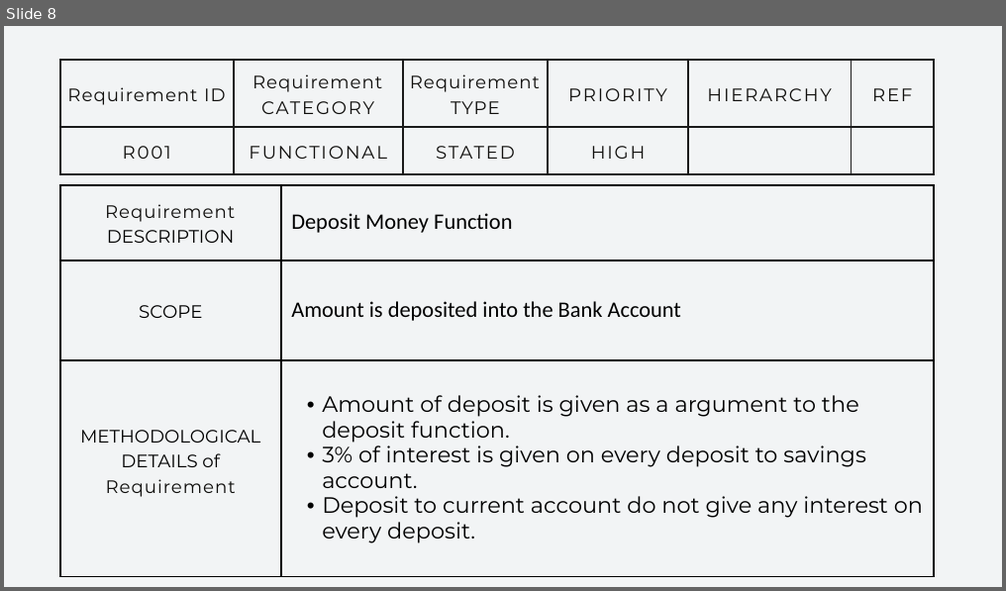
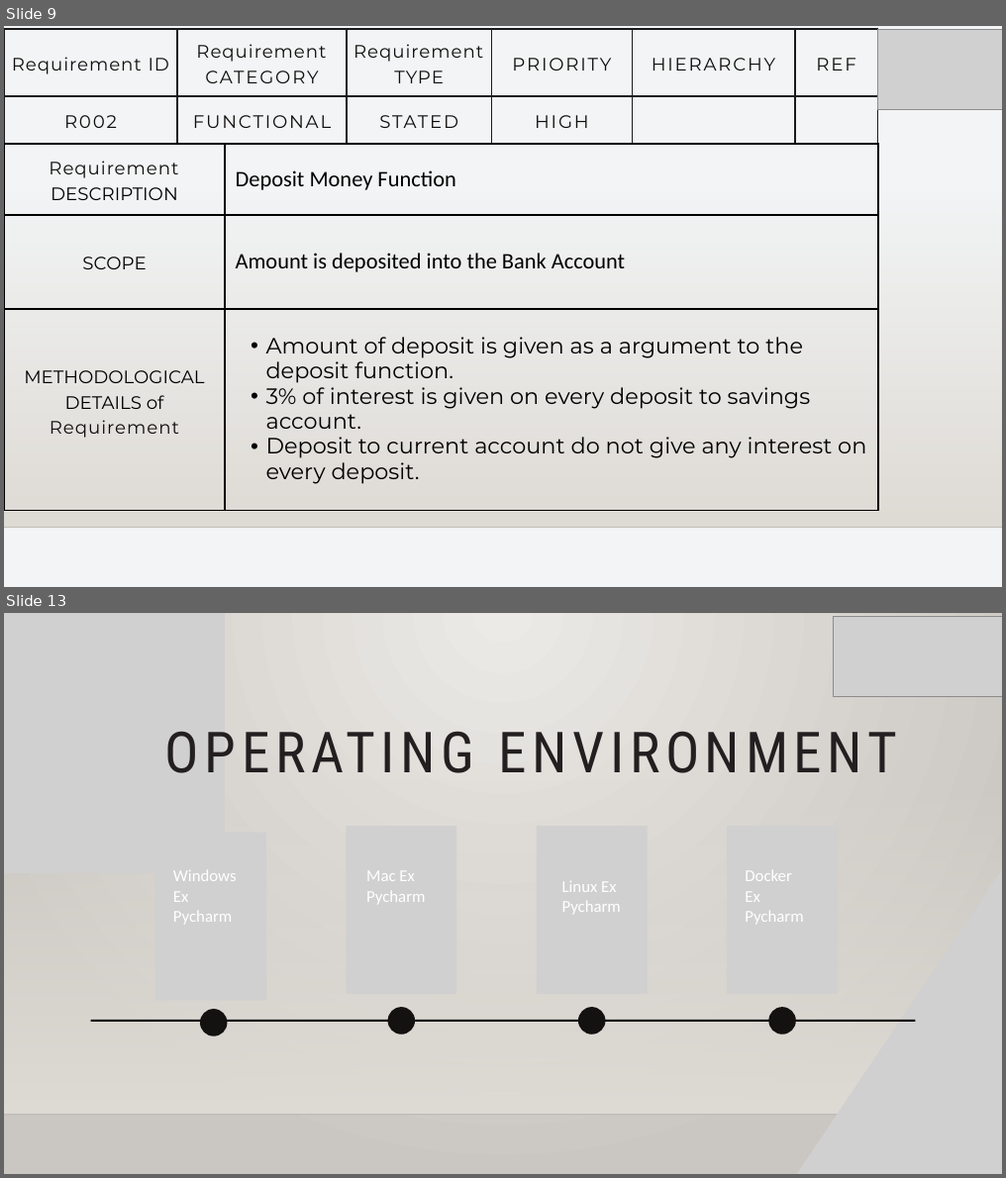
Before and after one commit to varungoel18/Bank_Application, a slide deck: Bank_operations_Project.pptx. Shown one above the other, each under a label of ours: slide 8 before the commit, slides 9 and 13 after it; the slides between them are not shown. The pictures are 1006x591 and 1006x1178 pixels, drawn with LibreOffice and Linux fonts; fonts in the diff are those of the drawing; grey boxes stand for pictures; background and template pictures are left out. Boxes give left, top, right and bottom in pixels: in the first picture for what was removed or moved away, otherwise in the second. Text is boxed around its words. In the diff, an @@ line names an element or a change of style, - is before the commit and + after.

```diff
--- a/Bank_operations_Project.pptx
+++ b/Bank_operations_Project.pptx
@@ slide 13 added at [4,613,1002,1174], background picture (left out); not listed: 2 template elements that a slide beside it also shows @@
@@ picture added at [4,613,225,873] @@
@@ picture added at [833,617,1002,696] @@
@@ text added at [165,731,897,773], 81.8 pt, text #231F20 @@
+OPERATING ENVIRONMENT
@@ picture added at [711,807,1002,1174] @@
@@ picture added at [155,833,266,1001] @@
@@ picture added at [346,826,456,994] @@
@@ picture added at [537,826,648,994] @@
@@ picture added at [727,826,838,994] @@
@@ text added at [173,870,237,924], 24 pt, text #FFFFFF @@
+Windows Ex Pycharm
@@ text added at [366,871,425,904], 24 pt, text #FFFFFF @@
+Mac Ex Pycharm
@@ text added at [745,870,803,923], 24 pt, text #FFFFFF @@
+Docker Ex Pycharm
@@ text added at [562,881,621,914], 24 pt, text #FFFFFF @@
+Linux Ex Pycharm
@@ line added from (91, 1021) to (915, 1021), #000000 3 pt @@
@@ freeform shape added at [200,1009,228,1037], fill #131211 @@
@@ freeform shape added at [388,1007,415,1035], fill #131211 @@
@@ freeform shape added at [578,1007,606,1035], fill #131211 @@
@@ freeform shape added at [768,1007,796,1035], fill #131211 @@
@@ what was slide 8 is now slide 9 @@
@@ slide 9 changed as well @@
@@ table at [4,29,877,144] @@
-row 2, column 1: R001
+row 2, column 1: R002
@@ table: place and size @@
-table at [59,60,933,174]
+table at [4,29,877,144]
@@ picture added at [878,30,1002,109] @@
@@ table: place and size @@
-table at [59,185,934,576]
+table at [4,144,878,509]
@@ rectangle added at [4,191,1002,528], fill gradient #DFDBD5 @@
@@ line added from (4, 528) to (1002, 528), #000001 1 pt @@
```
Also in this commit, not shown: 12 other slides changed, 1 other slide added, 1 slide removed.
